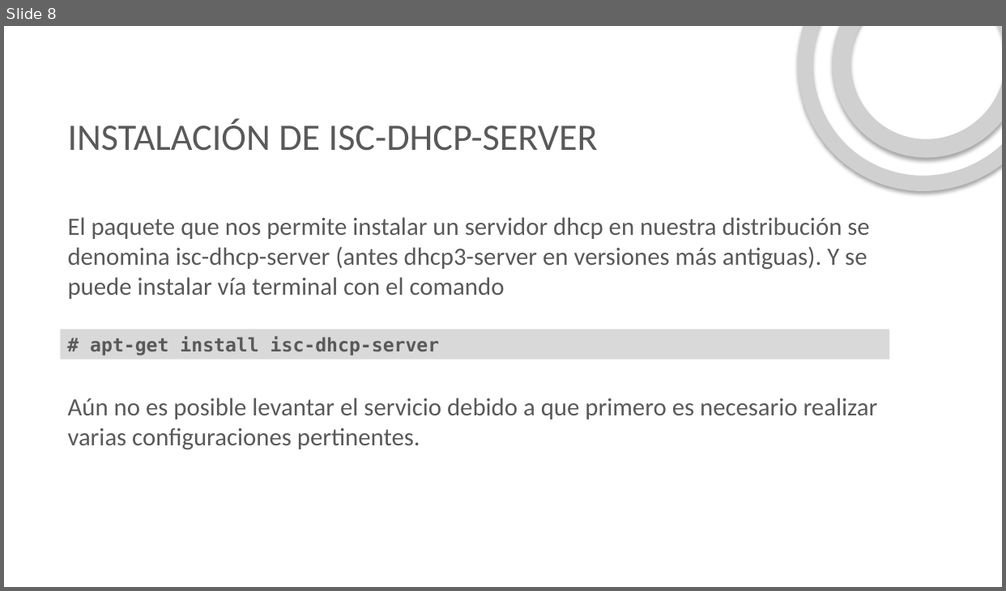
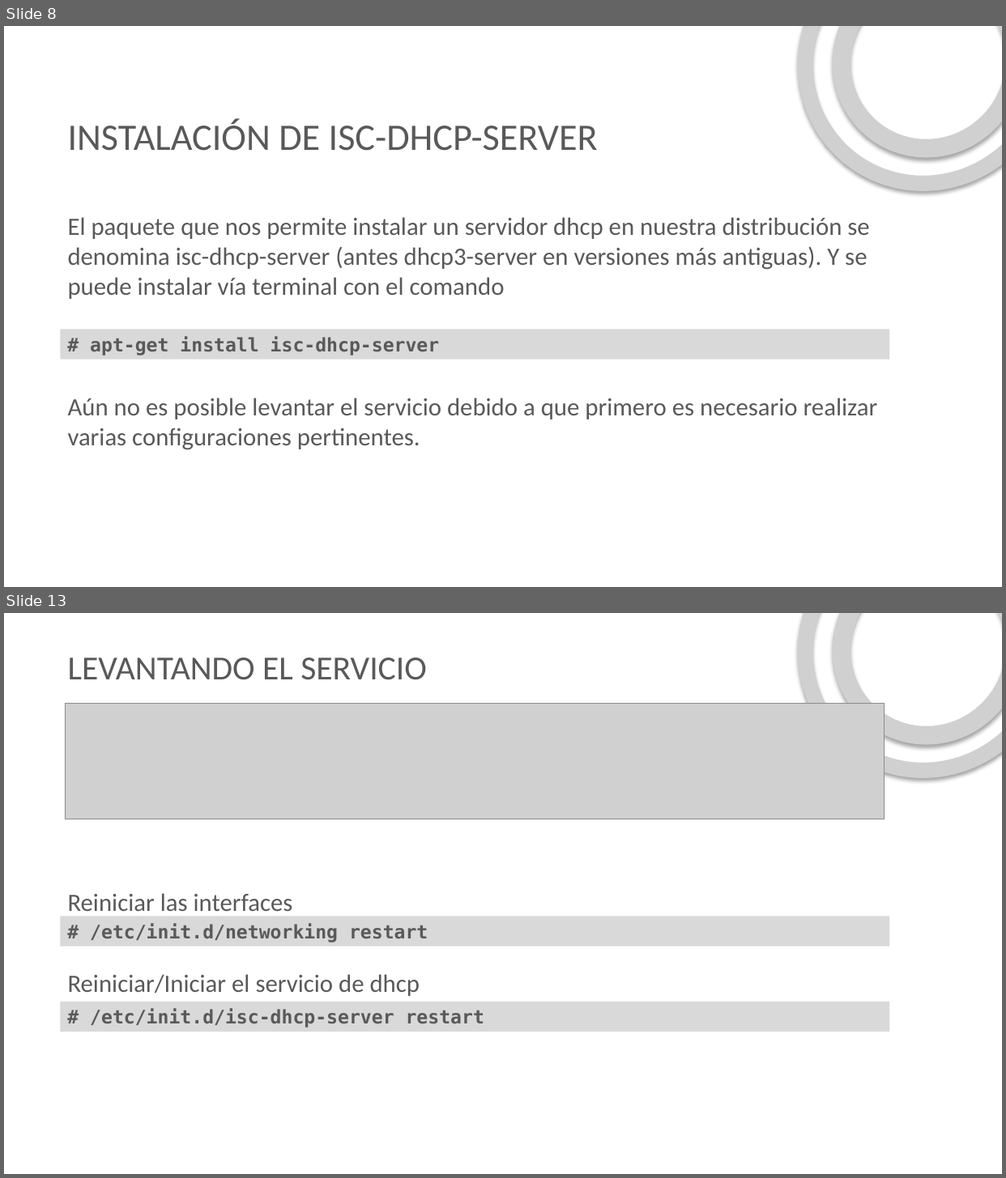
Before and after one commit to ftapia23/servicioRed, a slide deck: presentacion/DHCP.pptx. Shown one above the other, each under a label of ours: slide 8 before the commit, slides 8 and 13 after it; the slides between them are not shown. The pictures are 1006x591 and 1006x1178 pixels, drawn with LibreOffice and Linux fonts; fonts in the diff are those of the drawing; grey boxes stand for pictures; background and template pictures are left out. Boxes give left, top, right and bottom in pixels: in the first picture for what was removed or moved away, otherwise in the second. Text is boxed around its words. In the diff, an @@ line names an element or a change of style, - is before the commit and + after.

```diff
--- a/presentacion/DHCP.pptx
+++ b/presentacion/DHCP.pptx
@@ slide 13 added at [4, 613, 1002, 1174], background picture (left out) @@
@@ picture added at [746, 613, 1002, 830] @@
@@ picture added at [795, 613, 1002, 783] @@
@@ title added at [68, 658, 427, 680], 32.4 pt, text #595959 @@
+LEVANTANDO EL SERVICIO
@@ picture added at [66, 703, 884, 819] @@
@@ text added at [68, 893, 420, 996], 24 pt, text #595959 @@
+Reiniciar las interfaces
+Reiniciar/Iniciar el servicio de dhcp
@@ rectangle added at [60, 916, 889, 946], fill #D9D9D9, 18 pt, text #595959, bold @@
+# /etc/init.d/networking restart
@@ rectangle added at [60, 1002, 889, 1032], fill #D9D9D9, 18 pt, text #595959, bold @@
+# /etc/init.d/isc-dhcp-server restart
```
Also in this commit, not shown: 2 slides changed, 5 other slides added, 2 slides removed, 2 other files.
